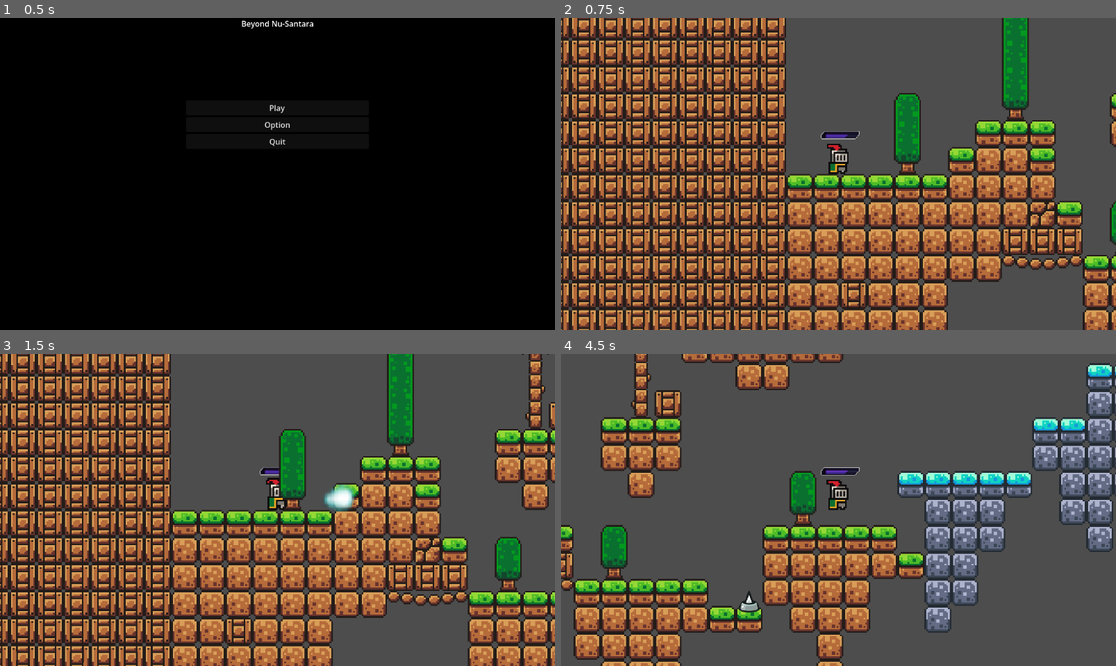
Above: before the commit, frames 1-4 (two rows, left to right).
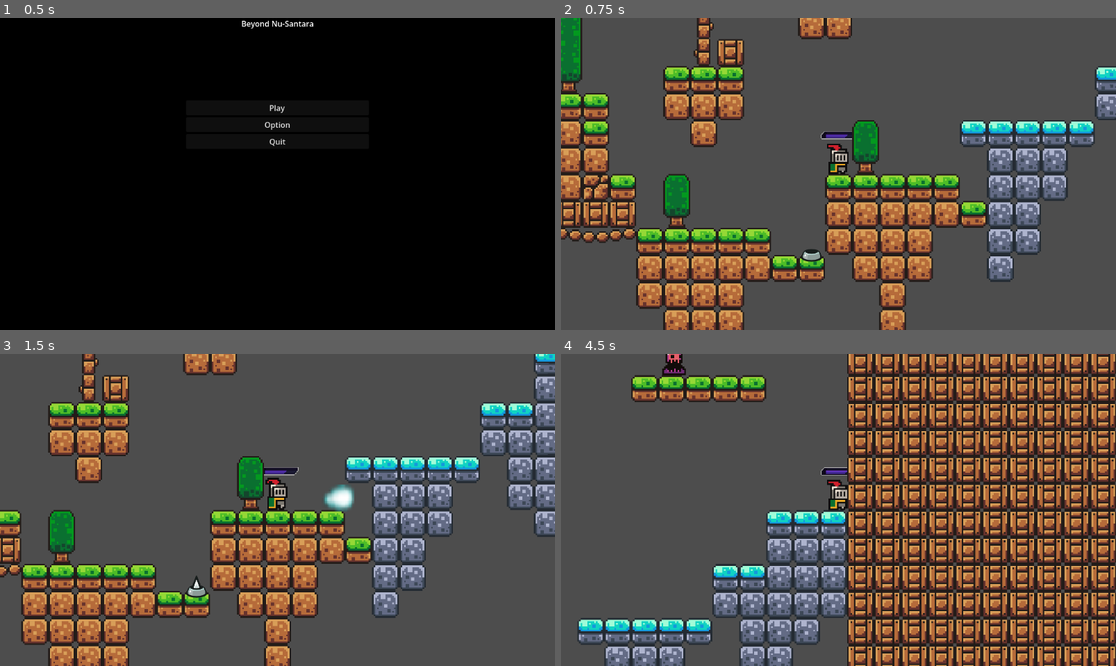
Above: after the commit, the same moments.

Repository: Xist7/Beyond-Nu-Santara
Game: Godot game, scene res://scene/Main menu.tscn
Two runs of this game, one before a commit and one after it. Both use one fixed random seed, a clock stepped at 60 frames per second and the inputs below.
Inputs (mouse positions are in pixels of both pictures, inside the frame that each line leads up to):
- Up to frame 1 (0.5 s): no input
- Up to frame 2 (0.75 s): click "Play" at 0.5 s
- Up to frame 3 (1.5 s): move the mouse to (399, 494) at 1.27 s; hold D (move_right) from 1.28 s (still down); click (399, 494) at 1.35 s
- Up to frame 4 (4.5 s): tap W (jump) at 1.52, 2.27, 3.77 s; move the mouse to (727, 525) at 2.02 s; click (727, 525) at 2.1 s; move the mouse to (894, 441) at 2.77 s; release D (move_right) at 2.78 s; hold A (move_left) 2.78-3.53 s; click (894, 441) at 2.85 s; move the mouse to (810, 572) at 3.52 s; hold D (move_right) from 3.53 s (still down); click (810, 572) at 3.6 s; move the mouse to (1005, 556) at 4.27 s; click (1005, 556) at 4.35 s

Frame 1 is identical in both runs. In frame 2, 64% of the frame differs, in the area x 0-100%, y 0-100%; in frame 3, 62%; in frame 4, 71%.

Commit message:
fix conflict

Diff:
--- a/scene/game.tscn
+++ b/scene/game.tscn
@@ -1,10 +1,12 @@
 [gd_scene format=4 uid="uid://dt8py8xk1ieo4"]
 
 [ext_resource type="PackedScene" uid="uid://bsgcv45hutcv6" path="res://scene/player.tscn" id="1_5kiuu"]
+[ext_resource type="Script" path="res://script/Game.gd" id="1_xlg7c"]
 [ext_resource type="Texture2D" uid="uid://edbr08sl7vfh" path="res://asset/sprites/world_tileset.png" id="2_dbls1"]
 [ext_resource type="PackedScene" uid="uid://c4nsr6bvp0kq0" path="res://scene/boss_1.tscn" id="3_33cqm"]
 [ext_resource type="PackedScene" uid="uid://cl77by5raep3j" path="res://scene/spike.tscn" id="4_xwcet"]
-[ext_resource type="PackedScene" uid="uid://02bc3modndcx" path="res://scene/Slime.tscn" id="5_p1ry8"]
+[ext_resource type="PackedScene" uid="uid://l4n4ixy646eq" path="res://scene/Slime.tscn" id="5_p1ry8"]
+[ext_resource type="AudioStream" uid="uid://crwp73pkw4xkf" path="res://asset/music/time_for_adventure.mp3" id="7_qpk70"]
 
 [sub_resource type="TileSetAtlasSource" id="TileSetAtlasSource_33cqm"]
 texture = ExtResource("2_dbls1")
@@ -162,135 +164,150 @@
 sources/0 = SubResource("TileSetAtlasSource_33cqm")
 
 [node name="Game" type="Node2D" unique_id=34785512]
-
-[node name="Player" parent="." unique_id=78743217 instance=ExtResource("1_5kiuu")]
-position = Vector2(33, 128)
-
-[node name="Camera2D" type="Camera2D" parent="Player" unique_id=2082477473]
+script = ExtResource("1_xlg7c")
+
+[node name="Level1" type="Node2D" parent="." unique_id=109693100]
+
+[node name="Level2" type="Node2D" parent="." unique_id=784069174]
+
+[node name="Player" parent="Level2" unique_id=78743217 instance=ExtResource("1_5kiuu")]
+position = Vector2(298, 144)
+
+[node name="Camera2D" type="Camera2D" parent="Level2/Player" unique_id=2082477473]
 zoom = Vector2(3.5, 3.5)
 
-[node name="TileLayer" type="TileMapLayer" parent="." unique_id=1966963126]
+[node name="TileLayer" type="TileMapLayer" parent="Level2" unique_id=1966963126]
 use_parent_material = true
 position = Vector2(2, 64)
 tile_map_data = PackedByteArray("AAABAAQAAAAAAAAAAAACAAQAAAAAAAAAAAADAAQAAAAAAAAAAAAEAAQAAAAAAAAAAAAFAAQAAAAAAAAAAAAHAA …(53264 unchanged characters)…
 tile_set = SubResource("TileSet_xwcet")
 
-[node name="Boss1" parent="." unique_id=802908403 instance=ExtResource("3_33cqm")]
+[node name="Boss1" parent="Level2" unique_id=802908403 instance=ExtResource("3_33cqm")]
 position = Vector2(294, -1249)
 
-[node name="Spike" parent="." unique_id=106670499 instance=ExtResource("4_xwcet")]
+[node name="Spike" parent="Level2" unique_id=106670499 instance=ExtResource("4_xwcet")]
 position = Vector2(49, -31)
 
-[node name="Spike2" parent="." unique_id=87754070 instance=ExtResource("4_xwcet")]
+[node name="Spike2" parent="Level2" unique_id=87754070 instance=ExtResource("4_xwcet")]
 position = Vector2(319, -113)
 
-[node name="Spike3" parent="." unique_id=1661578489 instance=ExtResource("4_xwcet")]
+[node name="Spike3" parent="Level2" unique_id=1661578489 instance=ExtResource("4_xwcet")]
 position = Vector2(240, -191)
 
-[node name="Spike4" parent="." unique_id=675798043 instance=ExtResource("4_xwcet")]
+[node name="Spike4" parent="Level2" unique_id=675798043 instance=ExtResource("4_xwcet")]
 position = Vector2(87, -287)
 
-[node name="Spike5" parent="." unique_id=850869744 instance=ExtResource("4_xwcet")]
+[node name="Spike5" parent="Level2" unique_id=850869744 instance=ExtResource("4_xwcet")]
 position = Vector2(190, -547)
 
-[node name="Spike6" parent="." unique_id=1603855994 instance=ExtResource("4_xwcet")]
+[node name="Spike6" parent="Level2" unique_id=1603855994 instance=ExtResource("4_xwcet")]
 position = Vector2(463, -594)
 
-[node name="Spike7" parent="." unique_id=1205302505 instance=ExtResource("4_xwcet")]
+[node name="Spike7" parent="Level2" unique_id=1205302505 instance=ExtResource("4_xwcet")]
 position = Vector2(415, -401)
 
-[node name="Spike8" parent="." unique_id=1247724602 instance=ExtResource("4_xwcet")]
+[node name="Spike8" parent="Level2" unique_id=1247724602 instance=ExtResource("4_xwcet")]
 position = Vector2(318, -434)
 
-[node name="Spike9" parent="." unique_id=129308890 instance=ExtResource("4_xwcet")]
+[node name="Spike9" parent="Level2" unique_id=129308890 instance=ExtResource("4_xwcet")]
 position = Vector2(94, -383)
 
-[node name="Spike10" parent="." unique_id=1712844209 instance=ExtResource("4_xwcet")]
+[node name="Spike10" parent="Level2" unique_id=1712844209 instance=ExtResource("4_xwcet")]
 position = Vector2(108, -287)
 
-[node name="Spike11" parent="." unique_id=309177224 instance=ExtResource("4_xwcet")]
+[node name="Spike11" parent="Level2" unique_id=309177224 instance=ExtResource("4_xwcet")]
 position = Vector2(367, -674)
 
-[node name="Spike12" parent="." unique_id=743591513 instance=ExtResource("4_xwcet")]
+[node name="Spike12" parent="Level2" unique_id=743591513 instance=ExtResource("4_xwcet")]
 position = Vector2(273, 177)
 
-[node name="Spike13" parent="." unique_id=1399845632 instance=ExtResource("4_xwcet")]
+[node name="Spike13" parent="Level2" unique_id=1399845632 instance=ExtResource("4_xwcet")]
 position = Vector2(289, -544)
 
-[node name="Spike14" parent="." unique_id=17303227 instance=ExtResource("4_xwcet")]
+[node name="Spike14" parent="Level2" unique_id=17303227 instance=ExtResource("4_xwcet")]
 position = Vector2(65, -1040)
 
-[node name="Spike15" parent="." unique_id=926982417 instance=ExtResource("4_xwcet")]
+[node name="Spike15" parent="Level2" unique_id=926982417 instance=ExtResource("4_xwcet")]
 position = Vector2(401, -911)
 
-[node name="Spike16" parent="." unique_id=56773842 instance=ExtResource("4_xwcet")]
+[node name="Spike16" parent="Level2" unique_id=56773842 instance=ExtResource("4_xwcet")]
 position = Vector2(241, -687)
 
-[node name="Spike17" parent="." unique_id=1895586770 instance=ExtResource("4_xwcet")]
+[node name="Spike17" parent="Level2" unique_id=1895586770 instance=ExtResource("4_xwcet")]
 position = Vector2(273, -687)
 
-[node name="Spike18" parent="." unique_id=597188252 instance=ExtResource("4_xwcet")]
+[node name="Spike18" parent="Level2" unique_id=597188252 instance=ExtResource("4_xwcet")]
 position = Vector2(33, -688)
 
-[node name="Spike19" parent="." unique_id=1878259888 instance=ExtResource("4_xwcet")]
+[node name="Spike19" parent="Level2" unique_id=1878259888 instance=ExtResource("4_xwcet")]
 position = Vector2(193, -862)
 
-[node name="Spike20" parent="." unique_id=390310914 instance=ExtResource("4_xwcet")]
+[node name="Spike20" parent="Level2" unique_id=390310914 instance=ExtResource("4_xwcet")]
 position = Vector2(193, -1119)
 
-[node name="Spike21" parent="." unique_id=1814607513 instance=ExtResource("4_xwcet")]
+[node name="Spike21" parent="Level2" unique_id=1814607513 instance=ExtResource("4_xwcet")]
 position = Vector2(353, -543)
 
-[node name="Spike22" parent="." unique_id=220820024 instance=ExtResource("4_xwcet")]
+[node name="Spike22" parent="Level2" unique_id=220820024 instance=ExtResource("4_xwcet")]
 position = Vector2(317, -782)
 
-[node name="Spike23" parent="." unique_id=1306388734 instance=ExtResource("4_xwcet")]
+[node name="Spike23" parent="Level2" unique_id=1306388734 instance=ExtResource("4_xwcet")]
 position = Vector2(497, -960)
 
-[node name="Spike24" parent="." unique_id=50953249 instance=ExtResource("4_xwcet")]
+[node name="Spike24" parent="Level2" unique_id=50953249 instance=ExtResource("4_xwcet")]
 position = Vector2(433, -894)
 
-[node name="Slime" parent="." unique_id=745602196 instance=ExtResource("5_p1ry8")]
+[node name="Slime" parent="Level2" unique_id=745602196 instance=ExtResource("5_p1ry8")]
 position = Vector2(174, -75)
 
-[node name="Slime2" parent="." unique_id=1789532680 instance=ExtResource("5_p1ry8")]
+[node name="Slime2" parent="Level2" unique_id=1789532680 instance=ExtResource("5_p1ry8")]
 position = Vector2(415, -43)
 
-[node name="Slime3" parent="." unique_id=1020927748 instance=ExtResource("5_p1ry8")]
+[node name="Slime3" parent="Level2" unique_id=1020927748 instance=ExtResource("5_p1ry8")]
 position = Vector2(58, -555)
 
-[node name="Slime4" parent="." unique_id=711612739 instance=ExtResource("5_p1ry8")]
+[node name="Slime4" parent="Level2" unique_id=711612739 instance=ExtResource("5_p1ry8")]
 position = Vector2(500, -427)
 
-[node name="Slime5" parent="." unique_id=831237992 instance=ExtResource("5_p1ry8")]
+[node name="Slime5" parent="Level2" unique_id=831237992 instance=ExtResource("5_p1ry8")]
 position = Vector2(205, -347)
 
-[node name="Slime6" parent="." unique_id=307990265 instance=ExtResource("5_p1ry8")]
+[node name="Slime6" parent="Level2" unique_id=307990265 instance=ExtResource("5_p1ry8")]
 position = Vector2(283, -971)
 
-[node name="Slime7" parent="." unique_id=819684439 instance=ExtResource("5_p1ry8")]
+[node name="Slime7" parent="Level2" unique_id=819684439 instance=ExtResource("5_p1ry8")]
 position = Vector2(448, -1019)
 
-[node name="Slime8" parent="." unique_id=1290290918 instance=ExtResource("5_p1ry8")]
+[node name="Slime8" parent="Level2" unique_id=1290290918 instance=ExtResource("5_p1ry8")]
 position = Vector2(269, -1083)
 
-[node name="Slime9" parent="." unique_id=1160125453 instance=ExtResource("5_p1ry8")]
+[node name="Slime9" parent="Level2" unique_id=1160125453 instance=ExtResource("5_p1ry8")]
 position = Vector2(143, -827)
 
-[node name="Slime10" parent="." unique_id=1146093716 instance=ExtResource("5_p1ry8")]
+[node name="Slime10" parent="Level2" unique_id=1146093716 instance=ExtResource("5_p1ry8")]
 position = Vector2(93, -971)
 
-[node name="Slime11" parent="." unique_id=114800953 instance=ExtResource("5_p1ry8")]
+[node name="Slime11" parent="Level2" unique_id=114800953 instance=ExtResource("5_p1ry8")]
 position = Vector2(40, -1051)
 
-[node name="Slime12" parent="." unique_id=737226535 instance=ExtResource("5_p1ry8")]
+[node name="Slime12" parent="Level2" unique_id=737226535 instance=ExtResource("5_p1ry8")]
 position = Vector2(476, -715)
 
-[node name="Slime13" parent="." unique_id=788920321 instance=ExtResource("5_p1ry8")]
+[node name="Slime13" parent="Level2" unique_id=788920321 instance=ExtResource("5_p1ry8")]
 position = Vector2(370, -331)
 
-[node name="Slime14" parent="." unique_id=267337175 instance=ExtResource("5_p1ry8")]
+[node name="Slime14" parent="Level2" unique_id=267337175 instance=ExtResource("5_p1ry8")]
 position = Vector2(153, -1049)
 
-[node name="Slime15" parent="." unique_id=1922975222 instance=ExtResource("5_p1ry8")]
+[node name="Slime15" parent="Level2" unique_id=1922975222 instance=ExtResource("5_p1ry8")]
 position = Vector2(467, -1132)
+
+[node name="Level3" type="Node2D" parent="." unique_id=79887172]
+
+[node name="Level4" type="Node2D" parent="." unique_id=410718036]
+
+[node name="Level5" type="Node2D" parent="." unique_id=1353033894]
+
+[node name="AudioStreamPlayer2D" type="AudioStreamPlayer2D" parent="." unique_id=1063141186]
+stream = ExtResource("7_qpk70")
+autoplay = true
